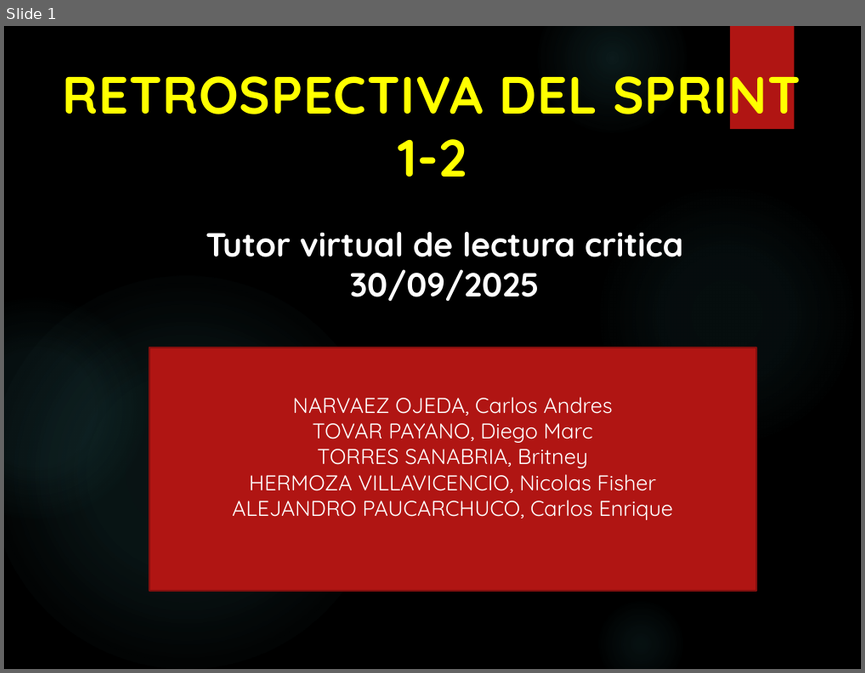
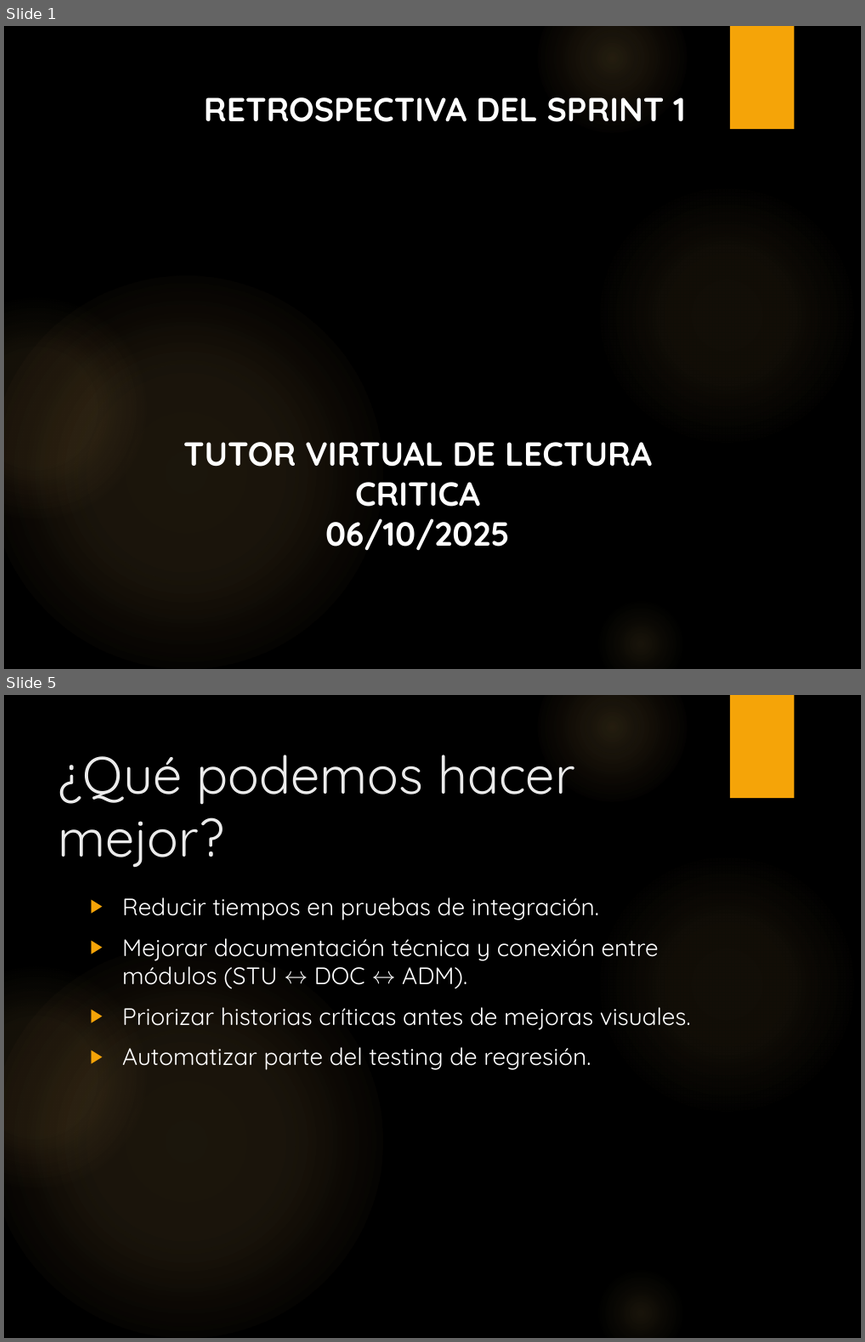
Before and after one commit to BritneyTorres/G2001, a slide deck: Semana 5/20250915_07_Retrospectiva del Sprint.pptx. Shown one above the other, each under a label of ours: slide 1 before the commit, slides 1 and 5 after it; the slides between them are not shown. The pictures are 865x673 and 865x1342 pixels, drawn with LibreOffice and Linux fonts; fonts in the diff are those of the drawing; background and template pictures are left out. Boxes give left, top, right and bottom in pixels: in the first picture for what was removed or moved away, otherwise in the second. Text is boxed around its words. In the diff, an @@ line names an element or a change of style, - is before the commit and + after.

```diff
--- a/Semana 5/20250915_07_Retrospectiva del Sprint.pptx
+++ b/Semana 5/20250915_07_Retrospectiva del Sprint.pptx
@@ slide 5 added at box(4, 695, 861, 1338), background picture (left out); not listed: 6 template elements that a slide beside it also shows @@
@@ title added at box(58, 755, 575, 867), 44 pt, text #EBEBEB @@
+¿Qué podemos hacer mejor?
@@ text added at box(122, 897, 691, 1070), 20 pt, text #FFFFFF @@
+▶ Reducir tiempos en pruebas de integración.
+▶ Mejorar documentación técnica y conexión entre módulos (STU ↔ DOC ↔ ADM).
+▶ Priorizar historias críticas antes de mejoras visuales.
+▶ Automatizar parte del testing de regresión.
@@ slide 1 changed as well @@
@@ rectangle at box(730, 26, 794, 129): fill #B01513 to #F5A408 @@
@@ text at box(204, 97, 685, 122): text changed; size 44 to 28 pt; text colour #FFFF00 to #FFFFFF @@
-RETROSPECTIVA DEL SPRINT 1-2
+RETROSPECTIVA DEL SPRINT 1
@@ fill gradient #50B9C1 to gradient #FAC96A in 5 elements at box(595, 182, 858, 447), box(537, 26, 687, 133), box(595, 597, 687, 669), box(4, 276, 382, 669), box(4, 298, 146, 519) @@
@@ rectangle removed at box(148, 347, 756, 590) @@
-NARVAEZ OJEDA, Carlos Andres
-TOVAR PAYANO, Diego Marc
-TORRES SANABRIA, Britney
-HERMOZA VILLAVICENCIO, Nicolas Fisher
-ALEJANDRO PAUCARCHUCO, Carlos Enrique
@@ text at box(183, 442, 652, 550): text changed @@
-Tutor virtual de lectura critica
-30/09/2025
+TUTOR VIRTUAL DE LECTURA CRITICA
+06/10/2025
```
Also in this commit, not shown: 8 other slides added, 4 slides removed, 2 other files.
